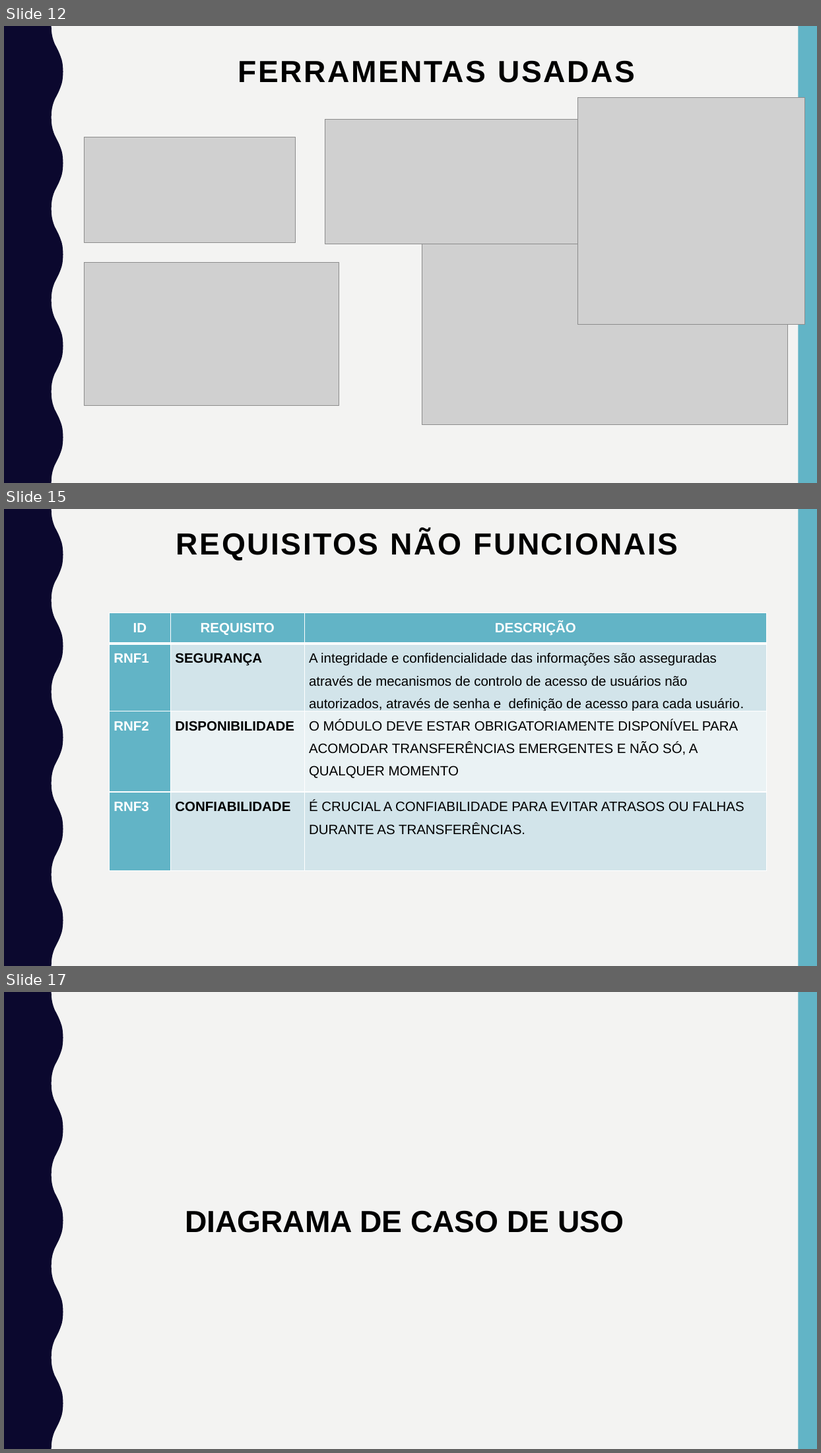
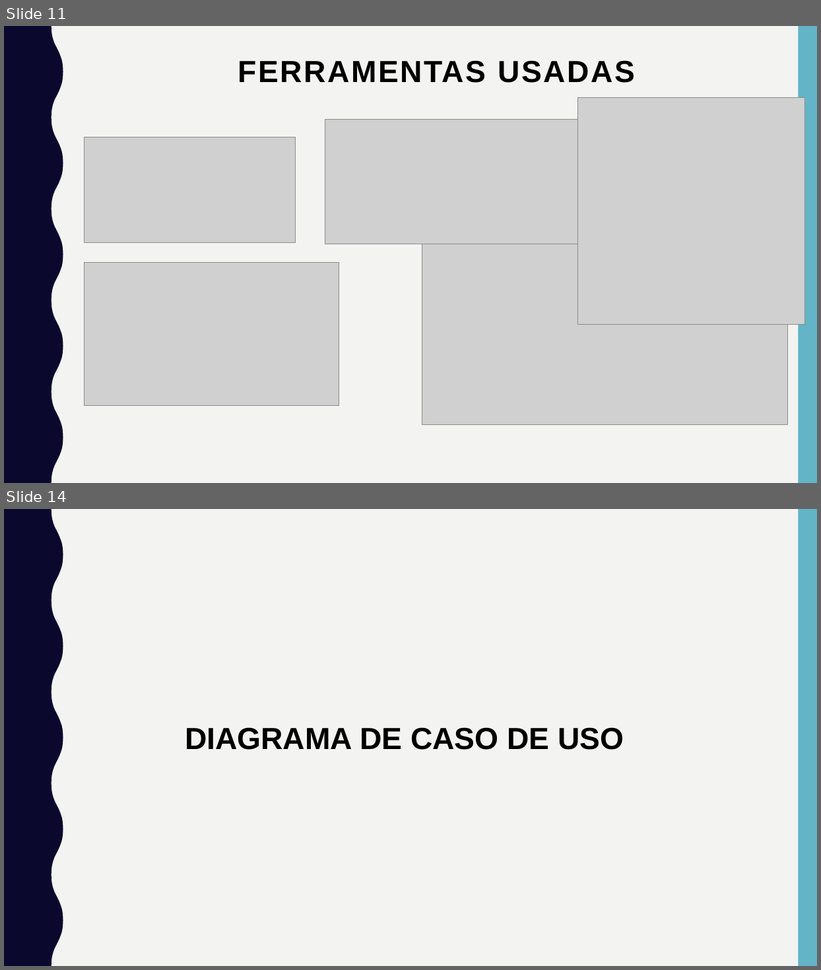
Before and after one commit to adilson-youtube/Relatorio_Sistema_Gestao_TCC, a slide deck: Apresentação/TFC.pptx. Shown one above the other, each under a label of ours: slides 12, 15 and 17 before the commit, slides 11 and 14 after it; the slides between them are not shown. The pictures are 821x1453 and 821x970 pixels, drawn with LibreOffice and Linux fonts; fonts in the diff are those of the drawing; grey boxes stand for pictures. Boxes give left, top, right and bottom in pixels: in the first picture for what was removed or moved away, otherwise in the second. Text is boxed around its words. In the diff, an @@ line names an element or a change of style, - is before the commit and + after.

```diff
--- a/Apresentação/TFC.pptx
+++ b/Apresentação/TFC.pptx
@@ slide 15 removed at bbox=[4, 509, 817, 966], background #F3F3F2; not listed: 2 template elements that a slide beside it also shows @@
@@ title removed at bbox=[176, 530, 678, 560] @@
-REQUISITOS NÃO FUNCIONAIS
@@ table removed at bbox=[110, 613, 767, 874], 4 rows, 3 columns @@
-ID | REQUISITO | DESCRIÇÃO
-RNF1 | SEGURANÇA | A integridade e confidencialidade das informações são asseguradas através de mecanismos de controlo de acesso de usuários não autorizados, através de senha e definição de acesso para cada usuário.
-RNF2 | DISPONIBILIDADE | O MÓDULO DEVE ESTAR OBRIGATORIAMENTE DISPONÍVEL PARA ACOMODAR TRANSFERÊNCIAS EMERGENTES E NÃO SÓ, A QUALQUER MOMENTO
-RNF3 | CONFIABILIDADE | É CRUCIAL A CONFIABILIDADE PARA EVITAR ATRASOS OU FALHAS DURANTE AS TRANSFERÊNCIAS.
@@ what was slide 12 is now slide 11 @@
@@ what was slide 17 is now slide 14 @@
```
Also in this commit, not shown: 8 slides changed, 4 slides added, 3 other slides removed, 23 other files.
